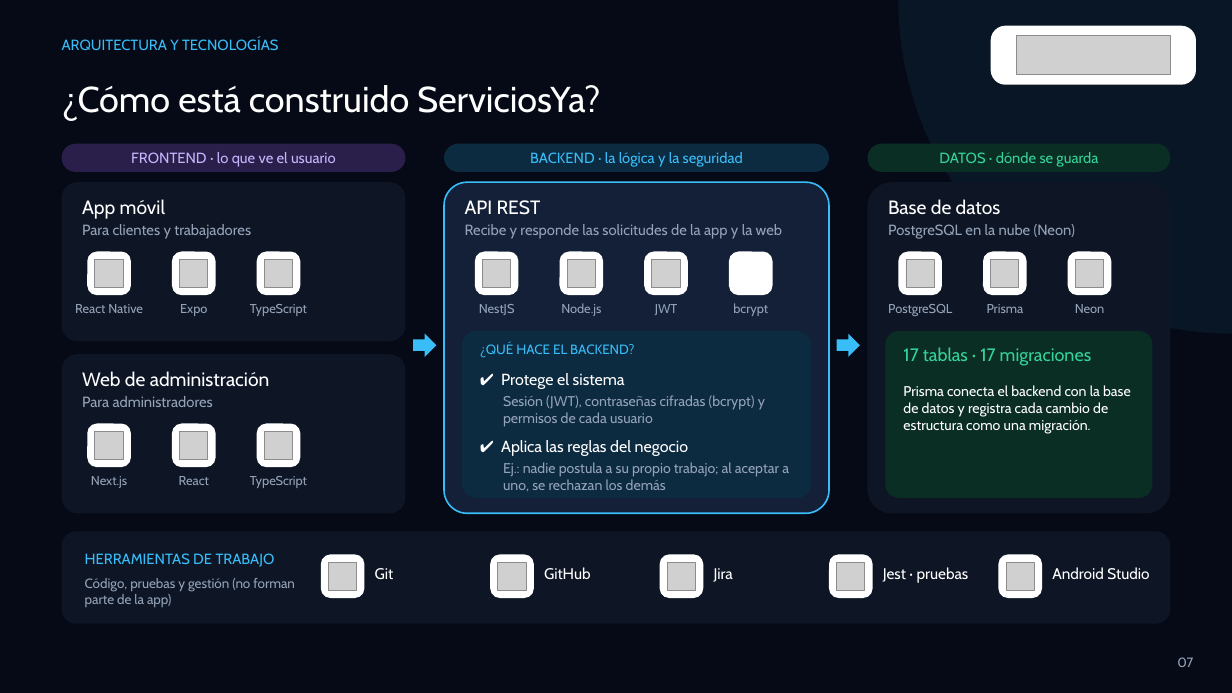
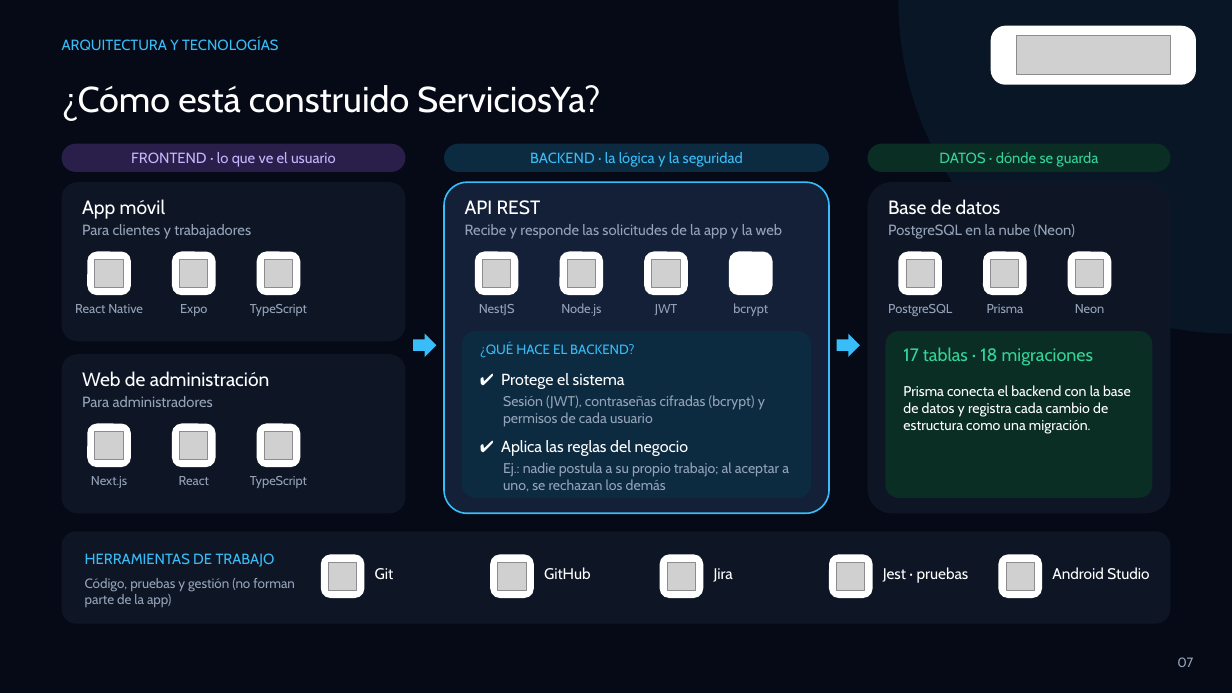
Before and after one commit to PabloVargass/2026_2_MA_CAPSOTONE_IN03_Vargas_P, a slide deck: slide 7 of Fase 3/Evidencias Grupales/Presentación Final del proyecto (Español).pptx. Drawn at 1232x693 pixels with LibreOffice and Linux fonts; fonts in the diff are those of the drawing; grey boxes stand for pictures. Boxes give left, top, right and bottom in pixels: in the first picture for what was removed or moved away, otherwise in the second. Text is boxed around its words. In the diff, an @@ line names an element or a change of style, - is before the commit and + after.

```diff
--- a/Fase 3/Evidencias Grupales/Presentación Final del proyecto (Español).pptx
+++ b/Fase 3/Evidencias Grupales/Presentación Final del proyecto (Español).pptx
@@ text at <box>903,347,1093,366</box>: text changed @@
-17 tablas · 17 migraciones
+17 tablas · 18 migraciones
```
Also in this commit, not shown: 2 other slides changed.
